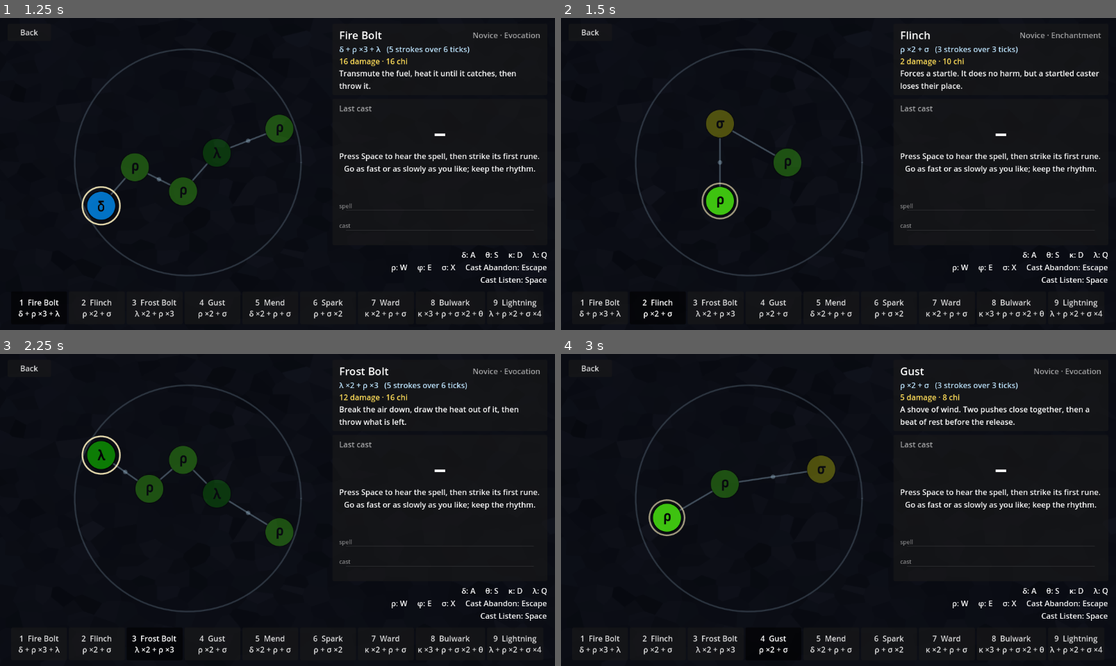
Above: before the commit, frames 1-4 (two rows, left to right).
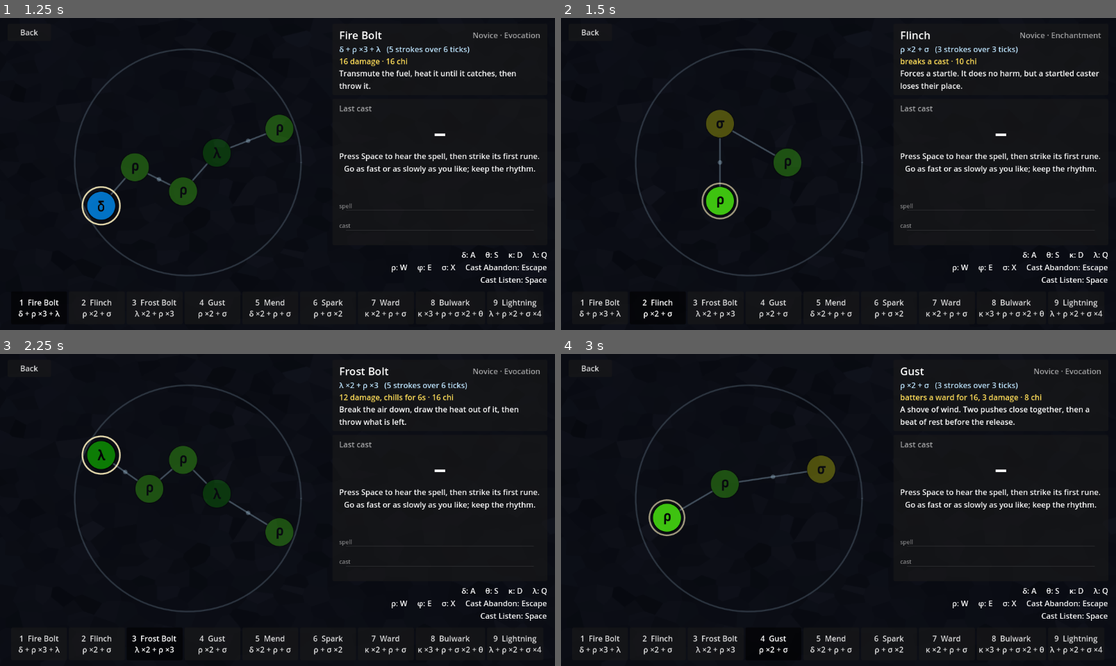
Above: after the commit, the same moments.

Repository: gamma2653/Magiteknician
Game: Godot game, scene res://magiteknician/levels/practice_range.tscn
Same seed, same stepped clock (60 frames per second), same inputs: the game is played once before the commit and once after it. This scene is started directly instead of the project's main scene.
Inputs:
- Up to frame 1 (1.25 s): click "1 Fire Bolt δ + ρ ×3 + λ" at 0.5 s
- Up to frame 2 (1.5 s): click "2 Flinch ρ ×2 + σ" at 1.25 s
- Up to frame 3 (2.25 s): click "3 Frost Bolt λ ×2 + ρ ×3" at 2 s
- Up to frame 4 (3 s): click "4 Gust ρ ×2 + σ" at 2.75 s

Frame 1 is identical in both runs. In frame 2, 0.2% of the frame differs, in the area x 61-75%, y 12-16%; in frame 3, 0.1%; in frame 4, 0.3%, in the area x 61-87%, y 12-16%.

Commit message:
Add battering, interrupting, chilling and reflecting
Four more things a spell can do, each taken from what its rune does.

- Batter (Gust, rho) wears a ward down and leaves the duelist behind it
  alone. A ward arrests momentum until it has none left to give, and a
  gust is momentum and nothing else.
- Interrupt (Flinch) breaks the cast the foe is part-way through. The
  chi they paid stays spent. A ward keeps it out.
- Chill (Frost Bolt, lambda) makes the foe's strokes be judged more
  strictly for a time: their tolerances shrink by the strength of the
  chill. A flawless cast is untouched; a loose one suffers.
- Reflect (Bulwark, theta) makes a ward turn back a share of what it
  soaks up onto whoever struck it. What is turned back is not turned
  back a second time.

Amounts scale with potency as before, so a weakly cast Bulwark
reflects less and a weakly cast Frost Bolt chills less.

Co-Authored-By: Claude Fable 5.1 <noreply@anthropic.com>

Diff:
--- a/magiteknician/engine/casting/cast_tuning.gd
+++ b/magiteknician/engine/casting/cast_tuning.gd
@@ -43,6 +43,19 @@
 @export var grade_a: float = 0.85
 @export var grade_b: float = 0.7
 @export var grade_c: float = 0.5
+
+
+## A copy of this tuning that asks for `precision` times the accuracy in
+## timing: at 0.7, every tolerance and window is 70% of what it was.
+## Aim, penalties and grades are left alone.
+func stricter(precision: float) -> CastTuning:
+	var copy: CastTuning = duplicate()
+	copy.rhythm_tolerance = rhythm_tolerance * precision
+	copy.perfect_window = perfect_window * precision
+	copy.great_window = great_window * precision
+	copy.good_window = good_window * precision
+	copy.poor_window = poor_window * precision
+	return copy
 
 
 ## Score between 0 and 1 for a stroke `deviation` ticks off the beat.
--- a/magiteknician/engine/combat/duelist.gd
+++ b/magiteknician/engine/combat/duelist.gd
@@ -15,7 +15,15 @@
 ## The ward is gone. `broken` is true if damage used it up, false if it
 ## lapsed.
 signal ward_ended(broken: bool)
+## The cast the duelist was part-way through was broken from outside.
+signal interrupted(spell: Spell)
+## The duelist is chilled, or has just thawed. `precision` is what their
+## tolerances are multiplied by: below 1 while chilled, 1 when not.
+signal precision_changed(precision: float)
 signal defeated
+
+## However hard the chill, a duelist keeps this much of their tolerance.
+const MIN_PRECISION := 0.3
 
 ## The name the player goes by, which takes "your" and not "'s".
 const SECOND_PERSON := "You"
@@ -49,6 +57,17 @@
 		ward_changed.emit(ward)
 ## Seconds until the ward lapses.
 var ward_seconds_left: float = 0.0
+## Share of what the ward soaks up that it turns back on the attacker.
+var ward_reflect: float = 0.0
+
+## How hard the duelist is chilled: the share taken off their tolerance.
+var chill: float = 0.0
+## Seconds until the chill wears off.
+var chill_seconds_left: float = 0.0
+
+## The spell the duelist is part-way through casting, if any. The duel
+## keeps this up to date.
+var casting: Spell
 
 var spellbook: Spellbook = Spellbook.new()
 
@@ -67,6 +86,16 @@
 
 func is_warded() -> bool:
 	return ward > 0.0
+
+
+func is_chilled() -> bool:
+	return chill > 0.0
+
+
+## What the duelist's timing tolerances are multiplied by: 1 normally,
+## less while chilled.
+func precision() -> float:
+	return maxf(1.0 - chill, MIN_PRECISION)
 
 
 func can_afford(spell: Spell) -> bool:
@@ -113,13 +142,57 @@
 
 ## Raises a ward that soaks up `amount` of damage for `seconds`.
 ## Wards do not stack: a new ward replaces a weaker one and renews the time
-## left on it, and is wasted on a stronger one.
-func raise_ward(amount: float, seconds: float) -> void:
-	if amount <= 0.0 or seconds <= 0.0:
+## left on it, and is wasted on a stronger one. Returns true if the ward
+## was raised.
+func raise_ward(amount: float, seconds: float) -> bool:
+	if amount <= 0.0 or seconds <= 0.0 or amount < ward:
+		return false
+	ward_reflect = 0.0
+	ward = amount
+	ward_seconds_left = seconds
+	return true
+
+
+## Wears the ward down by up to `amount`, leaving health alone. Returns
+## how much of the ward was taken.
+func batter(amount: float) -> float:
+	if amount <= 0.0 or not is_warded() or is_defeated():
+		return 0.0
+	var taken := minf(ward, amount)
+	ward -= taken
+	if ward <= 0.0:
+		_end_ward(true)
+	return taken
+
+
+## Makes the ward turn back `share` of what it soaks up. Returns false if
+## there is no ward to do it.
+func make_ward_reflect(share: float) -> bool:
+	if not is_warded() or share <= 0.0:
+		return false
+	ward_reflect = clampf(share, 0.0, 1.0)
+	return true
+
+
+## Breaks the cast in progress. Returns the spell that was broken, or null
+## if a ward kept the interruption out or there was nothing to break.
+func interrupt() -> Spell:
+	if is_warded() or is_defeated() or casting == null:
+		return null
+	var broken := casting
+	casting = null
+	interrupted.emit(broken)
+	return broken
+
+
+## Chills the duelist for `seconds`. A harder chill replaces a milder one;
+## a milder one only renews the time left.
+func apply_chill(strength: float, seconds: float) -> void:
+	if strength <= 0.0 or seconds <= 0.0 or is_defeated():
 		return
-	if amount >= ward:
-		ward = amount
-		ward_seconds_left = seconds
+	chill = maxf(chill, clampf(strength, 0.0, 1.0))
+	chill_seconds_left = maxf(chill_seconds_left, seconds)
+	precision_changed.emit(precision())
 
 
 ## Lets `seconds` pass: chi comes back and the ward runs down.
@@ -133,10 +206,30 @@
 		if ward_seconds_left <= 0.0:
 			ward = 0.0
 			_end_ward(false)
+	if is_chilled():
+		chill_seconds_left -= seconds
+		if chill_seconds_left <= 0.0:
+			chill = 0.0
+			chill_seconds_left = 0.0
+			precision_changed.emit(precision())
+
+
+## What is wrong with the duelist just now, in a few words, or "".
+func status_text() -> String:
+	var parts: PackedStringArray = []
+	if is_warded():
+		var line := "Warded %.0fs" % [ceilf(ward_seconds_left)]
+		if ward_reflect > 0.0:
+			line += ", turning back %d%%" % [roundi(ward_reflect * 100.0)]
+		parts.append(line)
+	if is_chilled():
+		parts.append("Chilled %.0fs" % [ceilf(chill_seconds_left)])
+	return " · ".join(parts)
 
 
 func _end_ward(broken: bool) -> void:
 	ward_seconds_left = 0.0
+	ward_reflect = 0.0
 	ward_ended.emit(broken)
 
 
--- a/magiteknician/engine/combat/spell_outcome.gd
+++ b/magiteknician/engine/combat/spell_outcome.gd
@@ -12,6 +12,9 @@
 ##   "amount": what was delivered, after scaling by potency
 ##   "absorbed": for damage, the part a ward soaked up
 ##   "through": for damage, the part that reached health
+##   "reflected": for damage, the part the ward turned back on the caster
+##   "broke": for an interruption, the Spell it broke, or null
+##   "landed": false for an effect that found nothing to act on
 var entries: Array[Dictionary] = []
 
 var fizzled: bool:
@@ -36,6 +39,18 @@
 	return total(SpellEffect.Kind.DAMAGE, "absorbed")
 
 
+func damage_reflected() -> float:
+	return total(SpellEffect.Kind.DAMAGE, "reflected")
+
+
+## The spell this cast broke, or null.
+func spell_broken() -> Spell:
+	for entry in entries:
+		if entry["kind"] == SpellEffect.Kind.INTERRUPT and entry.get("broke") != null:
+			return entry["broke"]
+	return null
+
+
 ## The outcome in a line, for a combat log.
 func describe() -> String:
 	var who := caster.display_name if caster != null else "Someone"
@@ -50,9 +65,24 @@
 				var line := "%d damage" % [roundi(entry["through"])]
 				if entry["absorbed"] > 0.0:
 					line += " (%d warded)" % [roundi(entry["absorbed"])]
+				if entry.get("reflected", 0.0) > 0.0:
+					line += ", %d turned back" % [roundi(entry["reflected"])]
 				parts.append(line)
 			SpellEffect.Kind.WARD:
 				parts.append("a ward of %d" % [roundi(entry["amount"])])
 			SpellEffect.Kind.HEAL:
 				parts.append("%d healed" % [roundi(entry["amount"])])
+			SpellEffect.Kind.BATTER:
+				if entry["landed"]:
+					parts.append("%d off the ward" % [roundi(entry["amount"])])
+			SpellEffect.Kind.INTERRUPT:
+				if entry["broke"] != null:
+					parts.append("broke %s" % [entry["broke"].display_name])
+			SpellEffect.Kind.CHILL:
+				parts.append("chilled")
+			SpellEffect.Kind.REFLECT:
+				if entry["landed"]:
+					parts.append("turning back %d%%" % [roundi(entry["amount"] * 100.0)])
+	if parts.is_empty():
+		return "%s cast %s (%s) to no effect." % [who, what, result.grade_name]
 	return "%s cast %s (%s): %s." % [who, what, result.grade_name, ", ".join(parts)]
--- a/magiteknician/engine/combat/spell_resolver.gd
+++ b/magiteknician/engine/combat/spell_resolver.gd
@@ -35,11 +35,34 @@
 				amount *= damage_scale
 				entry["amount"] = amount
 				var ward_before := on.ward
+				# Read before the blow lands: a ward that breaks takes
+				# its reflection with it, but still turns this blow back.
+				var share := on.ward_reflect
 				entry["through"] = on.take_damage(amount)
 				entry["absorbed"] = minf(ward_before, amount)
+				entry["reflected"] = 0.0
+				if share > 0.0 and entry["absorbed"] > 0.0:
+					# What is turned back is not turned back again.
+					var returned: float = entry["absorbed"] * share
+					var reflect_before := caster.ward_reflect
+					caster.ward_reflect = 0.0
+					caster.take_damage(returned)
+					if caster.is_warded():
+						caster.ward_reflect = reflect_before
+					entry["reflected"] = returned
 			SpellEffect.Kind.WARD:
-				on.raise_ward(amount, effect.duration)
+				entry["landed"] = on.raise_ward(amount, effect.duration)
 			SpellEffect.Kind.HEAL:
 				entry["amount"] = on.heal(amount)
+			SpellEffect.Kind.BATTER:
+				entry["amount"] = on.batter(amount)
+				entry["landed"] = entry["amount"] > 0.0
+			SpellEffect.Kind.INTERRUPT:
+				entry["broke"] = on.interrupt()
+				entry["landed"] = entry["broke"] != null
+			SpellEffect.Kind.CHILL:
+				on.apply_chill(amount, effect.duration)
+			SpellEffect.Kind.REFLECT:
+				entry["landed"] = on.make_ward_reflect(amount)
 		outcome.entries.append(entry)
 	return outcome
--- a/magiteknician/engine/spells/spell_effect.gd
+++ b/magiteknician/engine/spells/spell_effect.gd
@@ -14,12 +14,29 @@
 	WARD,
 	## Restores the caster's health.
 	HEAL,
+	## Wears down the foe's ward and does nothing to the foe behind it.
+	## A ward arrests momentum until it has no more to give; this is
+	## momentum and nothing else.
+	BATTER,
+	## Breaks the cast the foe is part-way through. Their chi stays spent.
+	## A ward keeps it out.
+	INTERRUPT,
+	## Chills the foe for a time. While chilled, their strokes are judged
+	## more strictly: the amount is the share taken off their tolerance.
+	CHILL,
+	## Makes the caster's ward turn back a share of what it soaks up onto
+	## whoever struck it. The amount is the share. It goes with the ward.
+	REFLECT,
 }
 
 const KIND_NAMES: Dictionary[Kind, String] = {
 	Kind.DAMAGE: "Damage",
 	Kind.WARD: "Ward",
 	Kind.HEAL: "Heal",
+	Kind.BATTER: "Batter",
+	Kind.INTERRUPT: "Interrupt",
+	Kind.CHILL: "Chill",
+	Kind.REFLECT: "Reflect",
 }
 
 @export var kind: Kind = Kind.DAMAGE
@@ -40,7 +57,7 @@
 
 ## True when the effect lands on the caster rather than on their foe.
 func is_on_self() -> bool:
-	return kind == Kind.WARD or kind == Kind.HEAL
+	return kind == Kind.WARD or kind == Kind.HEAL or kind == Kind.REFLECT
 
 
 ## What the effect does, in a few words, at the given potency.
@@ -53,4 +70,12 @@
 			return "ward of %d for %ss" % [scaled, String.num(duration, 1).trim_suffix(".0")]
 		Kind.HEAL:
 			return "heals %d" % [scaled]
+		Kind.BATTER:
+			return "batters a ward for %d" % [scaled]
+		Kind.INTERRUPT:
+			return "breaks a cast"
+		Kind.CHILL:
+			return "chills for %ss" % [String.num(duration, 1).trim_suffix(".0")]
+		Kind.REFLECT:
+			return "turns back %d%%" % [roundi(amount * potency * 100.0)]
 	return ""
--- a/magiteknician/spells/bulwark.tres
+++ b/magiteknician/spells/bulwark.tres
@@ -9,6 +9,11 @@
 kind = 1
 amount = 26.0
 duration = 10.0
+
+[sub_resource type="Resource" id="Resource_uiie3"]
+script = ExtResource("1_i3sdn")
+kind = 6
+amount = 0.3
 
 [sub_resource type="Resource" id="Resource_1hp4q"]
 script = ExtResource("2_i3sdn")
@@ -58,4 +63,4 @@
 rank = 1
 strokes = Array[ExtResource("2_i3sdn")]([SubResource("Resource_1hp4q"), SubResource("Resource_07ac3"), SubResource("Resource_b4s4x"), SubResource("Resource_rsty8"), SubResource("Resource_6mefi"), SubResource("Resource_y2mrr"), SubResource("Resource_o5k46")])
 chi_cost = 26.0
-effects = Array[ExtResource("1_i3sdn")]([SubResource("Resource_i3sdn")])
+effects = Array[ExtResource("1_i3sdn")]([SubResource("Resource_i3sdn"), SubResource("Resource_uiie3")])
--- a/magiteknician/spells/flinch.tres
+++ b/magiteknician/spells/flinch.tres
@@ -6,7 +6,8 @@
 
 [sub_resource type="Resource" id="Resource_qd01t"]
 script = ExtResource("1_qd01t")
-amount = 2.0
+kind = 4
+amount = 1.0
 
 [sub_resource type="Resource" id="Resource_rfl6m"]
 script = ExtResource("2_qd01t")
--- a/magiteknician/spells/frost_bolt.tres
+++ b/magiteknician/spells/frost_bolt.tres
@@ -7,6 +7,12 @@
 [sub_resource type="Resource" id="Resource_ev2a5"]
 script = ExtResource("1_ev2a5")
 amount = 12.0
+
+[sub_resource type="Resource" id="Resource_hy1jk"]
+script = ExtResource("1_ev2a5")
+kind = 5
+amount = 0.35
+duration = 6.0
 
 [sub_resource type="Resource" id="Resource_7fvh1"]
 script = ExtResource("2_ev2a5")
@@ -41,4 +47,4 @@
 description = "Break the air down, draw the heat out of it, then throw what is left."
 strokes = Array[ExtResource("2_ev2a5")]([SubResource("Resource_7fvh1"), SubResource("Resource_8njib"), SubResource("Resource_d0m40"), SubResource("Resource_wpik8"), SubResource("Resource_5em7x")])
 chi_cost = 16.0
-effects = Array[ExtResource("1_ev2a5")]([SubResource("Resource_ev2a5")])
+effects = Array[ExtResource("1_ev2a5")]([SubResource("Resource_ev2a5"), SubResource("Resource_hy1jk")])
--- a/magiteknician/spells/gust.tres
+++ b/magiteknician/spells/gust.tres
@@ -6,7 +6,12 @@
 
 [sub_resource type="Resource" id="Resource_tnqv1"]
 script = ExtResource("1_tnqv1")
-amount = 5.0
+kind = 3
+amount = 16.0
+
+[sub_resource type="Resource" id="Resource_hkmd3"]
+script = ExtResource("1_tnqv1")
+amount = 3.0
 
 [sub_resource type="Resource" id="Resource_crq4c"]
 script = ExtResource("2_tnqv1")
@@ -30,4 +35,4 @@
 description = "A shove of wind. Two pushes close together, then a beat of rest before the release."
 strokes = Array[ExtResource("2_tnqv1")]([SubResource("Resource_crq4c"), SubResource("Resource_co5sm"), SubResource("Resource_svmxb")])
 chi_cost = 8.0
-effects = Array[ExtResource("1_tnqv1")]([SubResource("Resource_tnqv1")])
+effects = Array[ExtResource("1_tnqv1")]([SubResource("Resource_tnqv1"), SubResource("Resource_hkmd3")])
--- /dev/null
+++ b/tests/combat/test_status_effects.gd
@@ -0,0 +1,263 @@
+extends TestCase
+## Battering, interrupting, chilling and reflecting.
+
+const BEAT := 250_000
+
+var caster: Duelist
+var target: Duelist
+
+
+func before_each() -> void:
+	caster = Duelist.new("Caster")
+	target = Duelist.new("Target")
+
+
+func _flawless(spell: Spell) -> CastResult:
+	var ticks := spell.ticks()
+	return CastScorer.score(ticks, ticks.map(func (tick): return tick * BEAT))
+
+
+func _cast(id: StringName, by: Duelist = caster, at: Duelist = target) -> SpellOutcome:
+	var spell := SpellLibrary.find(id)
+	return SpellResolver.resolve(spell, _flawless(spell), by, at)
+
+
+func _effect(id: StringName, kind: SpellEffect.Kind) -> SpellEffect:
+	for effect in SpellLibrary.find(id).effects:
+		if effect.kind == kind:
+			return effect
+	return null
+
+
+# Battering
+
+func test_battering_wears_a_ward_down_and_spares_the_duelist() -> void:
+	target.raise_ward(30.0, 10.0)
+	assert_almost_eq(target.batter(12.0), 12.0)
+	assert_almost_eq(target.ward, 18.0)
+	assert_almost_eq(target.health, 100.0)
+
+
+func test_battering_takes_no_more_than_the_ward_has() -> void:
+	var endings := []
+	target.ward_ended.connect(func (broken): endings.append(broken))
+	target.raise_ward(10.0, 10.0)
+	assert_almost_eq(target.batter(50.0), 10.0)
+	assert_false(target.is_warded())
+	assert_eq(endings, [true], "the ward was broken, not left to lapse")
+	assert_almost_eq(target.health, 100.0)
+
+
+func test_there_is_nothing_to_batter_without_a_ward() -> void:
+	assert_almost_eq(target.batter(20.0), 0.0)
+
+
+func test_gust_strips_a_ward() -> void:
+	_cast(&"ward", target, caster)
+	var held := target.ward
+	var outcome := _cast(&"gust")
+	var batter := _effect(&"gust", SpellEffect.Kind.BATTER).amount
+	assert_gt(batter, held, "the test wants a gust that takes the whole ward")
+	assert_false(target.is_warded())
+	assert_almost_eq(outcome.total(SpellEffect.Kind.BATTER), held)
+	assert_true("off the ward" in outcome.describe())
+
+
+func test_gust_does_little_to_an_unwarded_foe() -> void:
+	var outcome := _cast(&"gust")
+	assert_almost_eq(outcome.total(SpellEffect.Kind.BATTER), 0.0)
+	assert_almost_eq(outcome.damage_dealt(), _effect(&"gust", SpellEffect.Kind.DAMAGE).amount)
+	assert_false("off the ward" in outcome.describe())
+
+
+func test_gust_is_a_better_answer_to_a_ward_than_a_bolt_is() -> void:
+	_cast(&"bulwark", target, caster)
+	var held := target.ward
+	_cast(&"gust")
+	var after_gust := held - target.ward
+	var gust_cost := SpellLibrary.find(&"gust").chi_cost
+
+	target.raise_ward(held, 10.0)
+	_cast(&"fire_bolt")
+	var after_bolt := held - target.ward
+	var bolt_cost := SpellLibrary.find(&"fire_bolt").chi_cost
+	assert_gt(after_gust / gust_cost, after_bolt / bolt_cost)
+
+
+# Interrupting
+
+func test_an_interruption_breaks_the_cast_in_progress() -> void:
+	var broken := []
+	target.interrupted.connect(func (spell): broken.append(spell.id))
+	target.casting = SpellLibrary.find(&"lightning")
+	var outcome := _cast(&"flinch")
+	assert_eq(broken, [&"lightning"])
+	assert_null(target.casting)
+	assert_eq(outcome.spell_broken(), SpellLibrary.find(&"lightning"))
+	assert_eq(outcome.describe(), "Caster cast Flinch (S): broke Lightning.")
+
+
+func test_there_is_nothing_to_interrupt_in_a_foe_who_is_not_casting() -> void:
+	var outcome := _cast(&"flinch")
+	assert_null(outcome.spell_broken())
+	assert_eq(outcome.describe(), "Caster cast Flinch (S) to no effect.")
+
+
+func test_a_ward_keeps_an_interruption_out() -> void:
+	target.raise_ward(5.0, 10.0)
+	target.casting = SpellLibrary.find(&"lightning")
+	var outcome := _cast(&"flinch")
+	assert_null(outcome.spell_broken())
+	assert_eq(target.casting, SpellLibrary.find(&"lightning"))
+	assert_almost_eq(target.ward, 5.0, 0.0001, "and is none the worse for it")
+
+
+# Chilling
+
+func test_a_chill_makes_timing_stricter_for_a_while() -> void:
+	var changes := []
+	target.precision_changed.connect(func (precision): changes.append(precision))
+	assert_almost_eq(target.precision(), 1.0)
+	target.apply_chill(0.35, 6.0)
+	assert_true(target.is_chilled())
+	assert_almost_eq(target.precision(), 0.65)
+	target.advance(5.9)
+	assert_true(target.is_chilled())
+	target.advance(0.2)
+	assert_false(target.is_chilled())
+	assert_almost_eq(target.precision(), 1.0)
+	assert_eq(changes, [0.65, 1.0])
+
+
+func test_a_harder_chill_replaces_a_milder_one() -> void:
+	target.apply_chill(0.2, 6.0)
+	target.advance(4.0)
+	target.apply_chill(0.5, 3.0)
+	assert_almost_eq(target.chill, 0.5)
+	assert_almost_eq(target.chill_seconds_left, 3.0)
+	target.apply_chill(0.1, 10.0)
+	assert_almost_eq(target.chill, 0.5, 0.0001, "a milder chill does not thaw a harder one")
+	assert_almost_eq(target.chill_seconds_left, 10.0, 0.0001, "but it does keep it going")
+
+
+func test_no_chill_takes_all_of_a_duelists_tolerance() -> void:
+	target.apply_chill(1.0, 5.0)
+	assert_almost_eq(target.precision(), Duelist.MIN_PRECISION)
+
+
+func test_frost_bolt_harms_and_chills() -> void:
+	var outcome := _cast(&"frost_bolt")
+	assert_almost_eq(outcome.damage_dealt(), _effect(&"frost_bolt", SpellEffect.Kind.DAMAGE).amount)
+	assert_true(target.is_chilled())
+	assert_almost_eq(target.chill, _effect(&"frost_bolt", SpellEffect.Kind.CHILL).amount)
+	assert_false(caster.is_chilled())
+	assert_true("chilled" in outcome.describe())
+
+
+func test_a_stricter_tuning_scores_the_same_cast_lower() -> void:
+	var tuning := CastTuning.new()
+	var strict := tuning.stricter(0.65)
+	assert_almost_eq(strict.rhythm_tolerance, tuning.rhythm_tolerance * 0.65)
+	assert_almost_eq(strict.good_window, tuning.good_window * 0.65)
+	assert_almost_eq(strict.aim_weight, tuning.aim_weight, 0.0001, "aim is left alone")
+	assert_almost_eq(tuning.rhythm_tolerance, CastTuning.new().rhythm_tolerance, 0.0001, "and so is the original")
+
+	var ticks := [0, 1, 2, 3, 4]
+	var times := [0, 270_000, 480_000, 770_000, 1_000_000]
+	var usual := CastScorer.score(ticks, times, [], 0, tuning)
+	var chilled := CastScorer.score(ticks, times, [], 0, strict)
+	assert_lt(chilled.quality, usual.quality)
+
+
+# Reflecting
+
+func test_a_reflecting_ward_turns_part_of_a_blow_back() -> void:
+	target.raise_ward(26.0, 10.0)
+	target.make_ward_reflect(0.3)
+	var outcome := _cast(&"fire_bolt")
+	var blow := _effect(&"fire_bolt", SpellEffect.Kind.DAMAGE).amount
+	assert_almost_eq(outcome.damage_absorbed(), blow)
+	assert_almost_eq(outcome.damage_reflected(), blow * 0.3)
+	assert_almost_eq(caster.health, 100.0 - blow * 0.3)
+	assert_almost_eq(target.health, 100.0)
+	assert_true("turned back" in outcome.describe())
+
+
+func test_only_what_the_ward_soaks_up_is_turned_back() -> void:
+	target.raise_ward(10.0, 10.0)
+	target.make_ward_reflect(0.5)
+	var outcome := _cast(&"lightning")
+	assert_almost_eq(outcome.damage_absorbed(), 10.0)
+	assert_almost_eq(outcome.damage_reflected(), 5.0)
+	assert_false(target.is_warded())
+	assert_almost_eq(target.ward_reflect, 0.0, 0.0001, "the reflection goes with the ward")
+
+
+func test_a_plain_ward_turns_nothing_back() -> void:
+	_cast(&"ward", target, caster)
+	var outcome := _cast(&"fire_bolt")
+	assert_almost_eq(outcome.damage_reflected(), 0.0)
+	assert_almost_eq(caster.health, 100.0)
+
+
+func test_what_is_turned_back_is_not_turned_back_again() -> void:
+	caster.raise_ward(50.0, 10.0)
+	caster.make_ward_reflect(1.0)
+	target.raise_ward(50.0, 10.0)
+	target.make_ward_reflect(1.0)
+	var outcome := _cast(&"fire_bolt")
+	var blow := _effect(&"fire_bolt", SpellEffect.Kind.DAMAGE).amount
+	assert_almost_eq(outcome.damage_reflected(), blow)
+	assert_almost_eq(caster.ward, 50.0 - blow, 0.0001, "the caster's ward took it")
+	assert_almost_eq(target.ward, 50.0 - blow, 0.0001, "and sent nothing back a second time")
+	assert_almost_eq(caster.ward_reflect, 1.0, 0.0001, "and still reflects afterwards")
+
+
+func test_a_new_ward_does_not_inherit_the_reflection_of_the_old() -> void:
+	target.raise_ward(10.0, 10.0)
+	target.make_ward_reflect(0.3)
+	target.raise_ward(20.0, 10.0)
+	assert_almost_eq(target.ward_reflect, 0.0)
+
+
+func test_nothing_reflects_without_a_ward() -> void:
+	assert_false(target.make_ward_reflect(0.3))
+	assert_almost_eq(target.ward_reflect, 0.0)
+
+
+func test_bulwark_is_a_ward_that_reflects() -> void:
+	var outcome := _cast(&"bulwark")
+	assert_almost_eq(caster.ward, _effect(&"bulwark", SpellEffect.Kind.WARD).amount)
+	assert_almost_eq(caster.ward_reflect, _effect(&"bulwark", SpellEffect.Kind.REFLECT).amount)
+	assert_true("turning back 30%" in outcome.describe())
+
+
+func test_a_weakly_cast_bulwark_reflects_less() -> void:
+	var bulwark := SpellLibrary.find(&"bulwark")
+	var ticks := bulwark.ticks()
+	var times := []
+	for i in ticks.size():
+		times.append(int((ticks[i] + (0.12 if i % 2 == 1 else -0.12 if i > 0 else 0.0)) * BEAT))
+	var sloppy := CastScorer.score(ticks, times)
+	assert_false(sloppy.fizzled)
+	SpellResolver.resolve(bulwark, sloppy, caster, target)
+	assert_almost_eq(caster.ward_reflect, _effect(&"bulwark", SpellEffect.Kind.REFLECT).amount * sloppy.potency, 0.0001)
+
+
+# Status
+
+func test_a_duelist_can_say_what_state_they_are_in() -> void:
+	assert_eq(target.status_text(), "")
+	target.raise_ward(26.0, 9.5)
+	assert_eq(target.status_text(), "Warded 10s")
+	target.make_ward_reflect(0.3)
+	target.apply_chill(0.35, 5.2)
+	assert_eq(target.status_text(), "Warded 10s, turning back 30% · Chilled 6s")
+
+
+func test_effects_describe_themselves() -> void:
+	assert_eq(SpellEffect.make(SpellEffect.Kind.BATTER, 16.0).describe(), "batters a ward for 16")
+	assert_eq(SpellEffect.make(SpellEffect.Kind.INTERRUPT, 1.0).describe(), "breaks a cast")
+	assert_eq(SpellEffect.make(SpellEffect.Kind.CHILL, 0.35, 6.0).describe(), "chills for 6s")
+	assert_eq(SpellEffect.make(SpellEffect.Kind.REFLECT, 0.3).describe(), "turns back 30%")
+	assert_eq(SpellEffect.make(SpellEffect.Kind.REFLECT, 0.3).describe(0.5), "turns back 15%")
Not shown, added: tests/combat/test_status_effects.gd.uid
